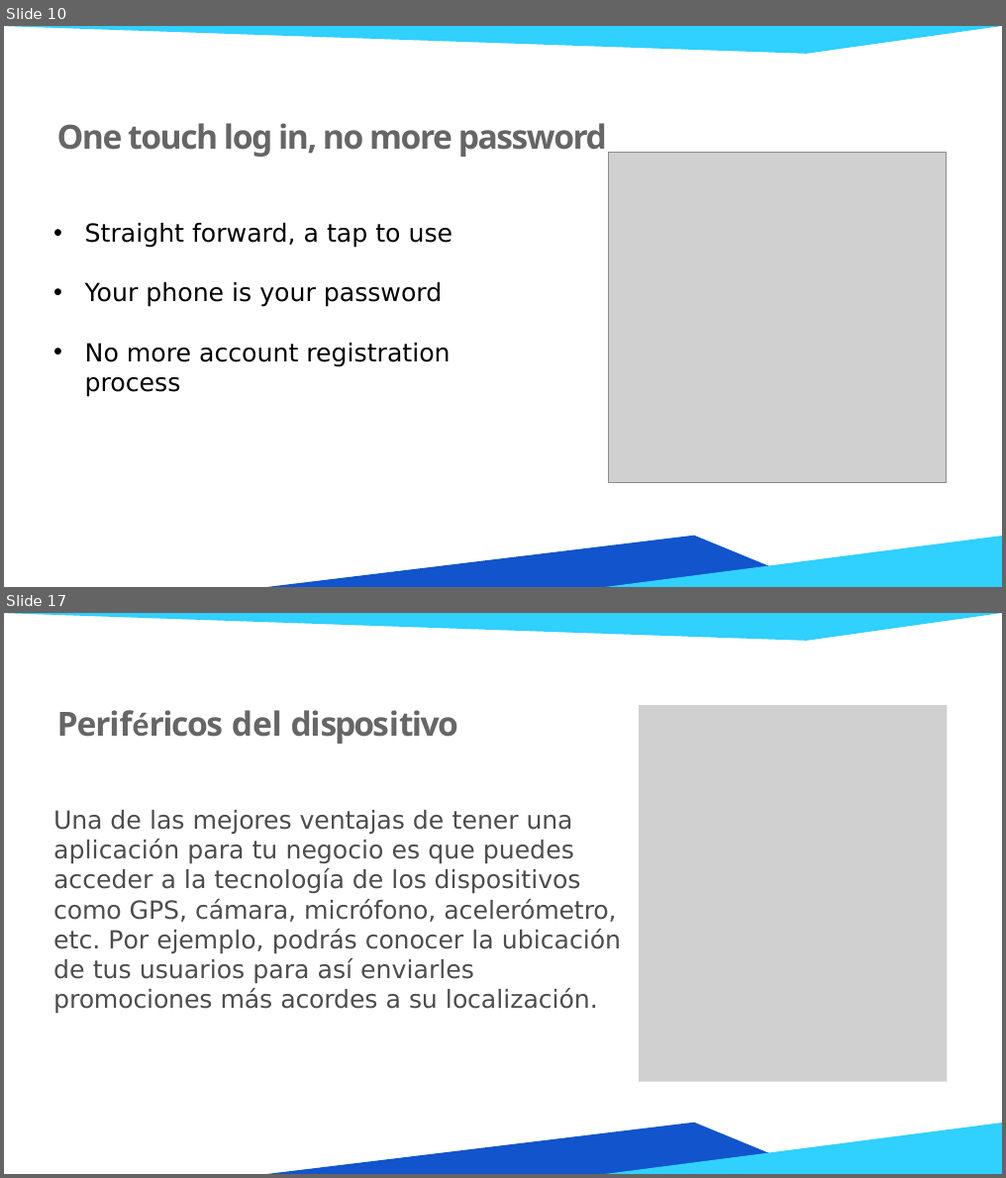
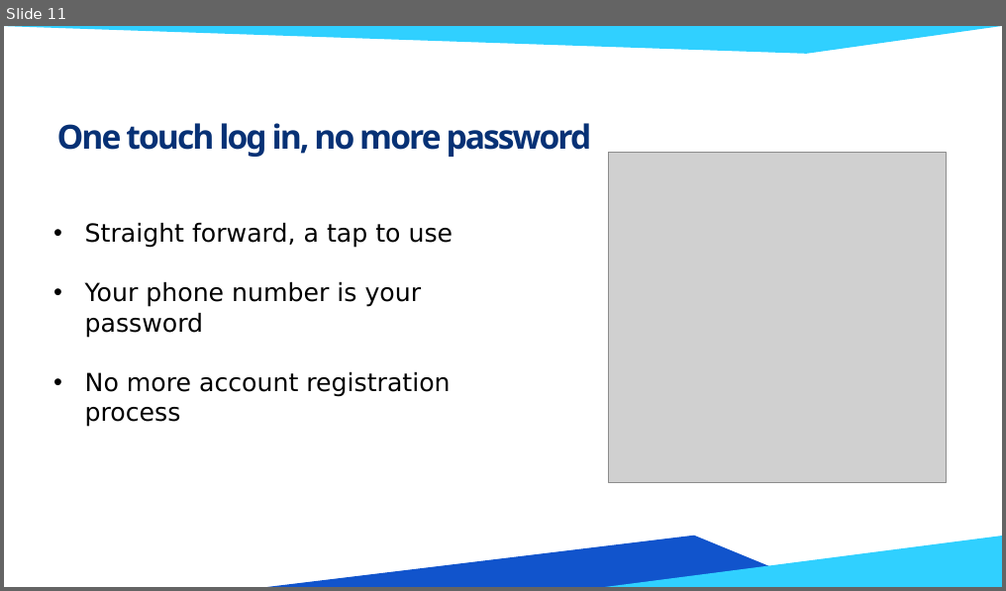
Before and after one commit to HenryHeng91/NU-Fast-Buy-and-Sell-APP, a slide deck: Documentation/NU E-Commerce Slide.pptx. Shown one above the other, each under a label of ours: slides 10 and 17 before the commit, slide 11 after it; the slides between them are not shown. The pictures are 1006x1178 and 1006x591 pixels, drawn with LibreOffice and Linux fonts; fonts in the diff are those of the drawing; grey boxes stand for pictures; background and template pictures are left out. Boxes give left, top, right and bottom in pixels: in the first picture for what was removed or moved away, otherwise in the second. Text is boxed around its words. In the diff, an @@ line names an element or a change of style, - is before the commit and + after.

```diff
--- a/Documentation/NU E-Commerce Slide.pptx
+++ b/Documentation/NU E-Commerce Slide.pptx
@@ slide 17 removed at [4,613,1002,1174], background #FFFFFF; not listed: 3 template elements that a slide beside it also shows @@
@@ title removed at [57,710,458,744] @@
-Periféricos del dispositivo
@@ picture removed at [639,705,947,1081] @@
@@ text removed at [54,810,621,1014] @@
-Una de las mejores ventajas de tener una aplicación para tu negocio es que puedes acceder a la tecnología de los dispositivos como GPS, cámara, micrófono, acelerómetro, etc. Por ejemplo, podrás conocer la ubicación de tus usuarios para así enviarles promociones más acordes a su localización.
@@ what was slide 10 is now slide 11 @@
@@ slide 11 changed as well @@
@@ title "One touch log in, no ..." at [57,123,592,157]: text colour #666666 to #073175, letter spacing -1.1 to -1.4 pt @@
@@ text at [85,282,422,338]: text changed @@
-• Your phone is your password
+• Your phone number is your password
```
Also in this commit, not shown: 7 other slides changed, 8 slides added, 15 other slides removed, 2 other files.
